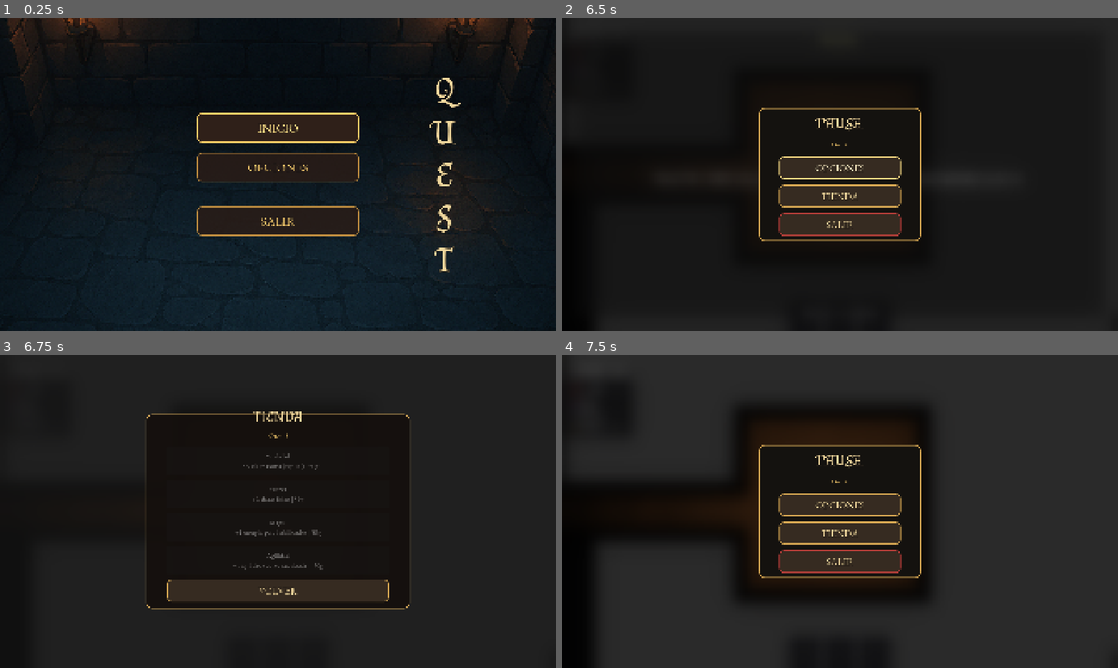
Above: before the commit, frames 1-4 (two rows, left to right).
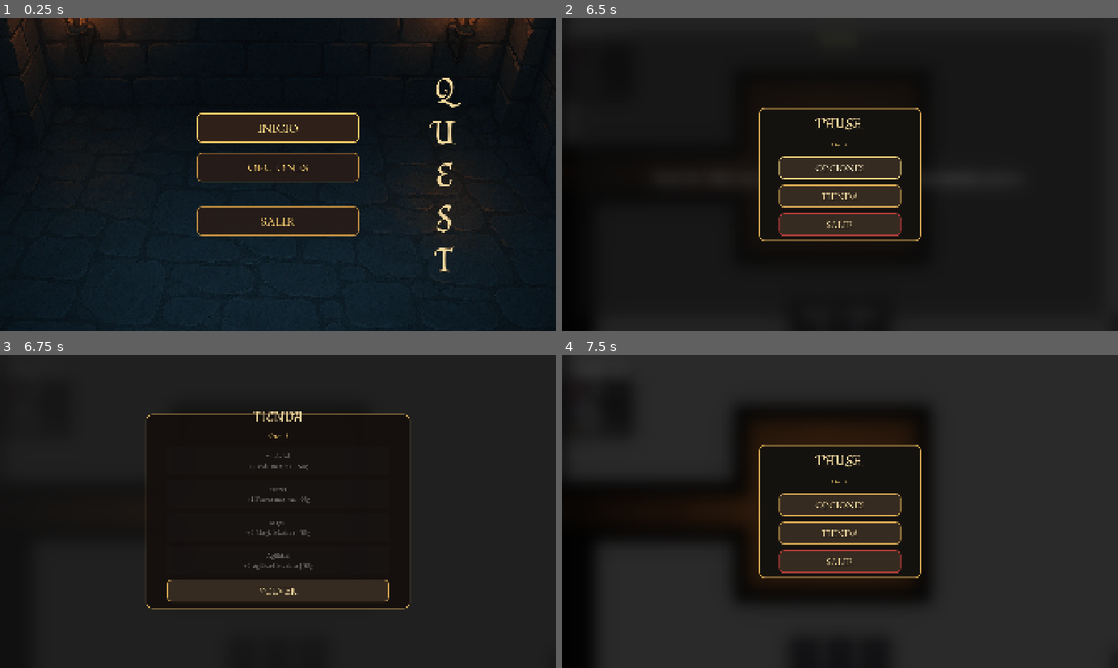
Above: after the commit, the same moments.

Repository: fedemuntaabski/Quest
Game: Godot game, scene res://scenes/MainMenu.tscn
Same seed, same stepped clock (60 frames per second), same inputs: the game is played once before the commit and once after it.
Inputs (mouse positions are in pixels of both pictures, inside the frame that each line leads up to):
- Up to frame 1 (0.25 s): no input
- Up to frame 2 (6.5 s): click "INICIO" at 0.5 s; click "RANURA 1 (VACIA)" at 1.25 s; tap O every 0.75 s from 2 to 5.75 s; drag from (806, 315) to (834, 168) at 2.02 s; drag from (840, 315) to (834, 168) at 2.77 s; move the mouse to (873, 315) at 3.52 s; hold D (move_right) 3.53-4.25 s; tap 3 (hotbar_3) at 3.6 s; click (873, 315) at 3.67 s; drag from (812, 237) to (673, 127) at 4.27 s; move the mouse to (1006, 221) at 5.02 s; hold A (move_left) 5.03-5.75 s; tap 2 (hotbar_2) at 5.1 s; tap Enter (ui_accept) at 5.27 s; tap Escape (ui_cancel) at 5.65 s; drag from (673, 127) to (834, 168) at 5.77 s
- Up to frame 3 (6.75 s): click "TIENDA" at 6.5 s
- Up to frame 4 (7.5 s): click "VOLVER" at 7.25 s

Frames 1-2 are identical in both runs. In frame 3, 0.4% of the frame differs, in the area x 41-59%, y 34-69%; in frame 4, nothing differs.

Commit message:
cambios a menu pausa y saveslot

Diff:
--- a/scenes/PauseMenu.tscn
+++ b/scenes/PauseMenu.tscn
@@ -226,7 +226,6 @@
 text = "SALIR"
 
 [node name="OptionsMenu" parent="." unique_id=703756764 instance=ExtResource("4_options_menu")]
-visible = true
 click_player_path = NodePath("../UIAudio/ClickSound")
 hover_player_path = NodePath("../UIAudio/HoverSound")
 
@@ -237,7 +236,6 @@
 dialog_text = "¿Estás seguro de salir? Se perderán los datos de esta run actual."
 
 [node name="StorePanel" type="Panel" parent="." unique_id=1280633485]
-visible = false
 anchors_preset = 15
 anchor_right = 1.0
 anchor_bottom = 1.0
--- a/scripts/ui/menus/PauseMenu.gd
+++ b/scripts/ui/menus/PauseMenu.gd
@@ -6,10 +6,10 @@
 signal exit_requested
 
 const UPGRADES = {
-	"hp": {"stat": "hp", "label": "Vitalidad", "effect": "+2 Vida maxima (cap 40)", "value": 2},
-	"str": {"stat": "strength", "label": "Fuerza", "effect": "+1 dano fisico", "value": 1},
-	"mag": {"stat": "magic", "label": "Magia", "effect": "+1 energia para habilidades", "value": 1},
-	"dex": {"stat": "dexterity", "label": "Agilidad", "effect": "+1 agilidad (curva suavizada)", "value": 1}
+	"hp": {"stat": "hp", "label": "Vitalidad", "effect": "+2 Vida maxima ", "value": 2},
+	"str": {"stat": "strength", "label": "Fuerza", "effect": "+1 Fuerza maxima", "value": 1},
+	"mag": {"stat": "magic", "label": "Magia", "effect": "+1 Magia Maxima", "value": 1},
+	"dex": {"stat": "dexterity", "label": "Agilidad", "effect": "+1 Agilidad Maxima", "value": 1}
 }
 
 @export var save_mgr: SaveManager
--- a/scripts/ui/menus/SaveSlotSelector.gd
+++ b/scripts/ui/menus/SaveSlotSelector.gd
@@ -2,6 +2,8 @@
 class_name SaveSlotSelector
 
 const StatBalance = preload("res://scripts/core/stats/StatBalance.gd")
+const EMPTY_SLOT_TEXT := "No hay datos guardados."
+
 
 signal slot_selected(slot_id: int)
 signal back_pressed
@@ -94,7 +96,9 @@
 		_apply_primary_button_style(btn)
 		btn.pressed.connect(_on_slot_selected.bind(i))
 		btn.mouse_entered.connect(_on_slot_hovered.bind(i))
+		btn.focus_entered.connect(_on_slot_hovered.bind(i))
 		btn.mouse_entered.connect(_play_hover)
+		btn.focus_entered.connect(_play_hover)
 		row.add_child(btn)
 
 		var del_btn := Button.new()
@@ -188,39 +192,20 @@
 	refresh()
 
 func _on_slot_hovered(slot_id: int) -> void:
-	var save_mgr := ManagerLocator.get_save_manager()
-	if not save_mgr or not save_mgr.has_save(slot_id):
+
+	var summary := _get_slot_summary(slot_id)
+
+	if summary.is_empty():
 		return
 
-	var cfg = ConfigFile.new()
-	var err = cfg.load(save_mgr.get_save_path(slot_id))
-	if err != OK:
-		return
-
-	var gold = cfg.get_value(SAVE_SECTION, "gold", 0)
-	var contracts = cfg.get_value(SAVE_SECTION, "contracts_completed", 0)
-	var s_hp = cfg.get_value(SAVE_SECTION, "base_hp", StatBalance.PLAYER_BASE_HP)
-	var s_str = cfg.get_value(SAVE_SECTION, "base_str", 0)
-	var s_mag = cfg.get_value(SAVE_SECTION, "base_mag", 0)
-	var s_dex = cfg.get_value(SAVE_SECTION, "base_dex", 0)
-
-	var max_stat_val = s_str
-	var max_stat_name = "Fuerza"
-	if s_mag > max_stat_val:
-		max_stat_val = s_mag
-		max_stat_name = "Magia"
-	if s_dex > max_stat_val:
-		max_stat_val = s_dex
-		max_stat_name = "Destreza"
-
-	_info_text = "Datos de la ranura %d:\n\nOro total: %d\nEtapa de contrato: %d\nVida base: %d/%d\nMejor atributo: %s (+%d)" % [slot_id, gold, contracts, s_hp, StatBalance.PLAYER_MAX_HP, max_stat_name, max_stat_val]
+	_info_text = summary
 	_info_visible = true
 
 	if _hover_panel:
 		_hover_panel.visible = true
+
 	if _hover_label:
-		_hover_label.text = _info_text
-
+		_hover_label.text = summary
 func _on_slot_selected(slot_id: int) -> void:
 	_play_click()
 	slot_selected.emit(slot_id)
@@ -228,3 +213,96 @@
 func _on_slot_back_pressed() -> void:
 	_play_click()
 	back_pressed.emit()
+
+func _get_slot_summary(slot_id: int) -> String:
+
+	var save_mgr := ManagerLocator.get_save_manager()
+
+	if not save_mgr:
+		return ""
+
+	if not save_mgr.has_save(slot_id):
+		return EMPTY_SLOT_TEXT
+
+	var cfg := ConfigFile.new()
+
+	var err := cfg.load(
+		save_mgr.get_save_path(slot_id)
+	)
+
+	if err != OK:
+		return "No se pudieron leer los datos."
+
+	return _build_slot_summary(
+		slot_id,
+		cfg
+	)
+
+
+func _build_slot_summary(
+	slot_id: int,
+	cfg: ConfigFile
+) -> String:
+
+	var gold = cfg.get_value(
+		SAVE_SECTION,
+		"gold",
+		0
+	)
+
+	var contracts = cfg.get_value(
+		SAVE_SECTION,
+		"contracts_completed",
+		0
+	)
+
+	var s_hp = cfg.get_value(
+		SAVE_SECTION,
+		"base_hp",
+		StatBalance.PLAYER_BASE_HP
+	)
+
+	var s_str = cfg.get_value(
+		SAVE_SECTION,
+		"base_str",
+		0
+	)
+
+	var s_mag = cfg.get_value(
+		SAVE_SECTION,
+		"base_mag",
+		0
+	)
+
+	var s_dex = cfg.get_value(
+		SAVE_SECTION,
+		"base_dex",
+		0
+	)
+
+	var max_stat_name :	= "Fuerza"
+	var max_stat_val = s_str
+
+	if s_mag > max_stat_val:
+		max_stat_name = "Magia"
+		max_stat_val = s_mag
+
+	if s_dex > max_stat_val:
+		max_stat_name = "Destreza"
+		max_stat_val = s_dex
+
+	return (
+		"Datos de la ranura %d:\n\n" +
+		"Oro total: %d\n" +
+		"Etapa de contrato: %d\n" +
+		"Vida base: %d/%d\n" +
+		"Mejor atributo: %s (+%d)"
+	) % [
+		slot_id,
+		gold,
+		contracts,
+		s_hp,
+		StatBalance.PLAYER_MAX_HP,
+		max_stat_name,
+		max_stat_val
+	]
Not shown: 1 places in scenes/PauseMenu.tscn that only renumber resources
